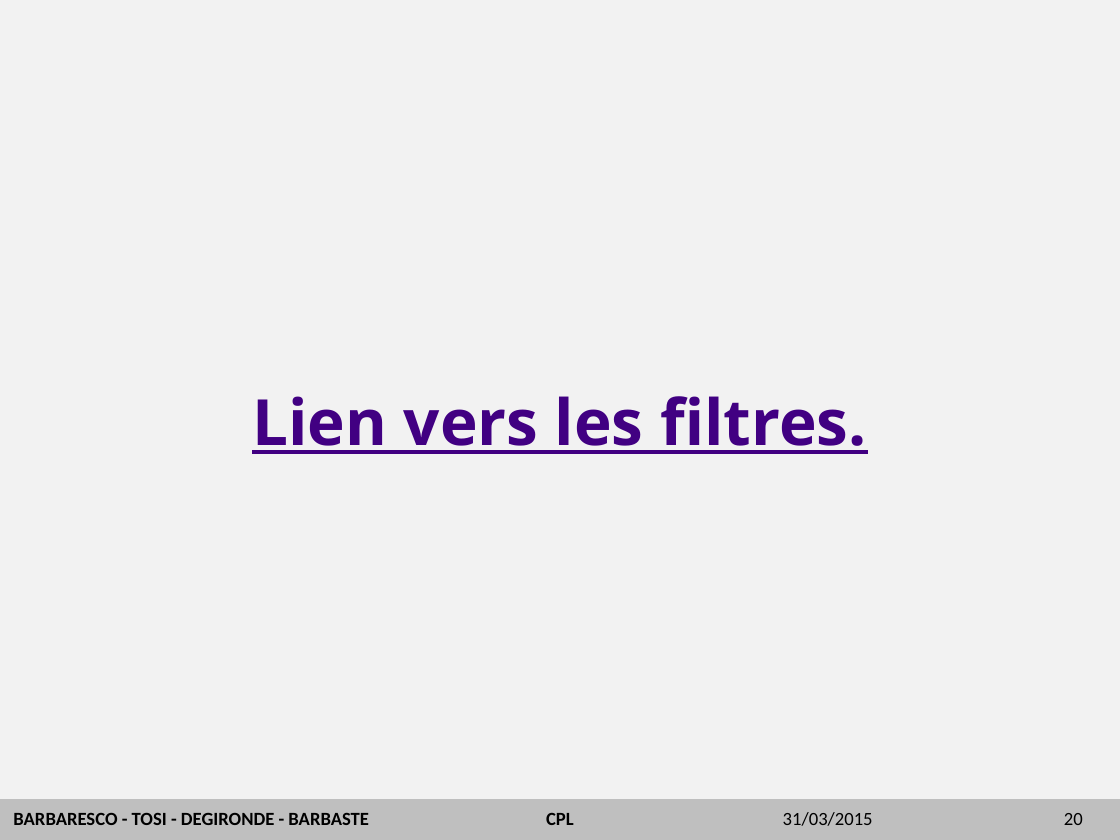
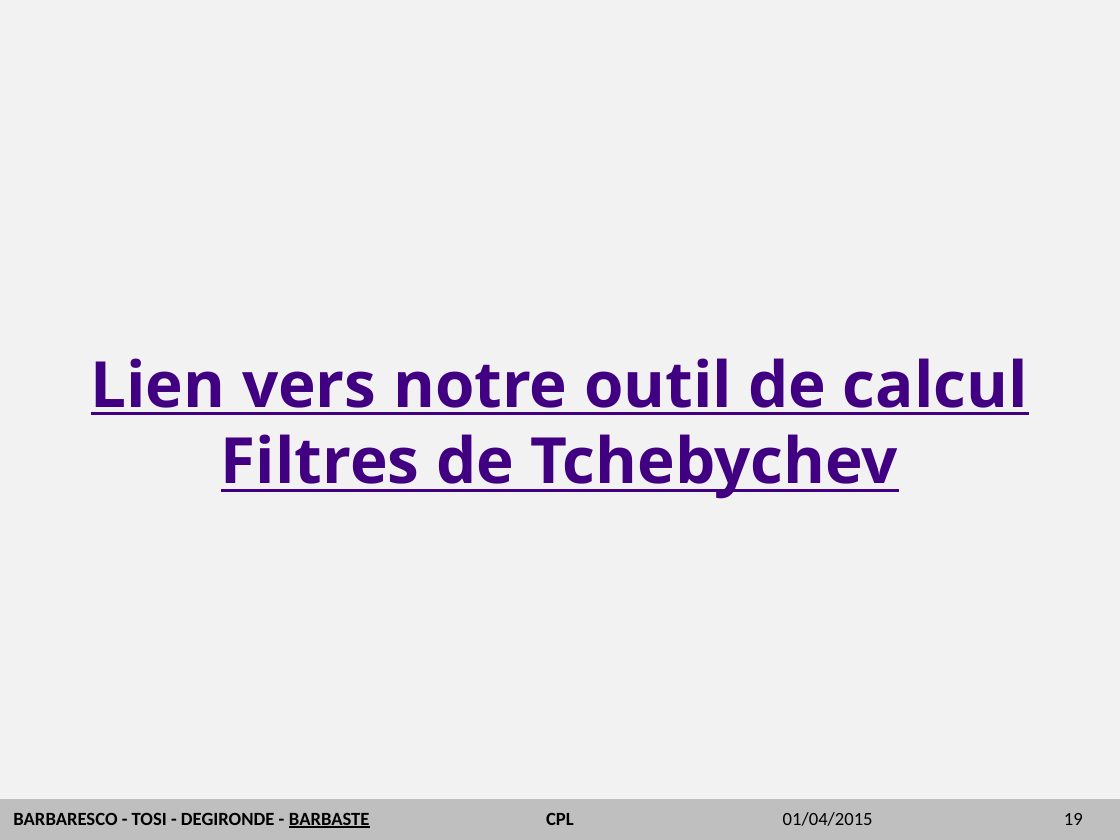
Before and after one commit to emeric254/BETelecomsCPL2014, a slide deck: slide 19 of diapo/CPL.pptx (slide 20 before the commit). Drawn at 1120x840 pixels with LibreOffice and Linux fonts; fonts in the diff are those of the drawing; background and template pictures are left out. Boxes give left, top, right and bottom in pixels: in the first picture for what was removed or moved away, otherwise in the second. Text is boxed around its words. In the diff, an @@ line names an element or a change of style, - is before the commit and + after.

```diff
--- a/diapo/CPL.pptx
+++ b/diapo/CPL.pptx
@@ title at <box>91,358,1028,499</box>: text changed @@
-Lien vers les filtres.
+Lien vers notre outil de calcul Filtres de Tchebychev
@@ text "BARBARESCO - TOSI - DEGIRONDE ..." at <box>13,813,370,828</box>: underline on in "BARBASTE" @@
@@ text at <box>783,812,873,826</box>: text changed @@
-31/03/2015
+01/04/2015
@@ page number at <box>1064,813,1083,825</box>: text changed @@
-20
+19
```
Also in this commit, not shown: 18 other slides changed, 5 slides removed, 1 other file.
